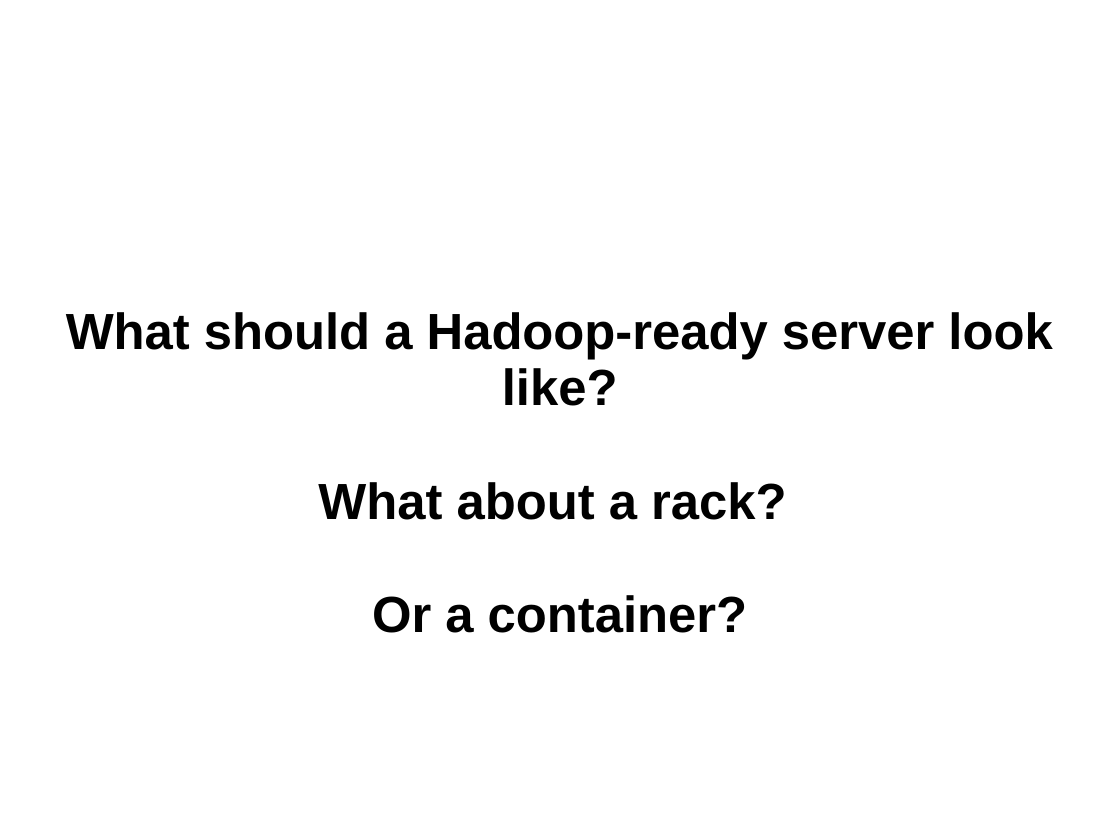
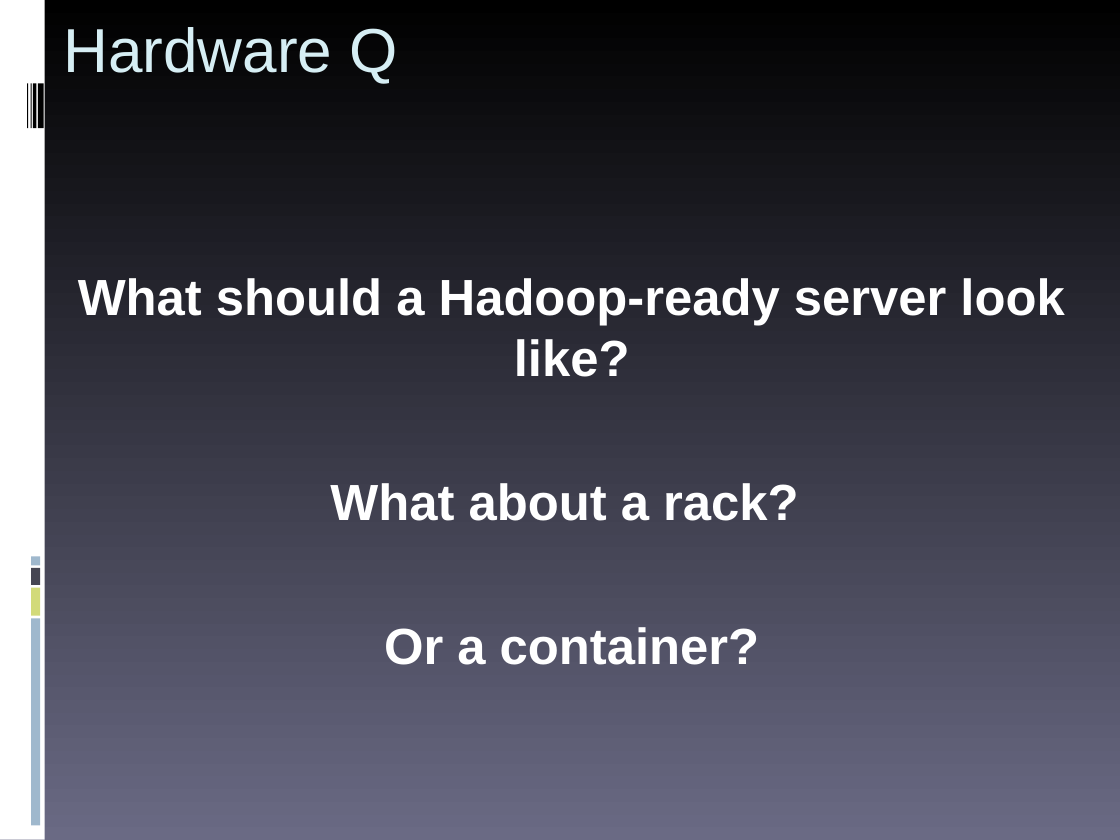
Before and after one commit to rhusar/smartfrog, a slide deck: slide 8 of core/components/hadoop/doc/workshop/benchmarking.ppt (slide 7 before the commit). Drawn at 1120x840 pixels with LibreOffice and Linux fonts; fonts in the diff are those of the drawing; background and template pictures are left out. Boxes give left, top, right and bottom in pixels: in the first picture for what was removed or moved away, otherwise in the second. Text is boxed around its words. In the diff, an @@ line names an element or a change of style, - is before the commit and + after.

```diff
--- a/core/components/hadoop/doc/workshop/benchmarking.ppt
+++ b/core/components/hadoop/doc/workshop/benchmarking.ppt
@@ background picture (left out) to gradient #000000 to #6A6A84 @@
@@ rectangle added at (0,0,45,839), fill #FFFFFF @@
@@ title "Hardware Q" at (63,27,397,83): text colour #FFFFFF to #D6EEF4, bold off; alignment centre to left; line spacing 0.93 to 1; vertical alignment middle to top @@
@@ rectangle added at (27,83,28,128), fill #000000 @@
@@ rectangle added at (30,83,32,128), fill #000000 @@
@@ rectangle added at (33,83,36,128), fill #000000 @@
@@ rectangle added at (38,83,44,128), fill #000000 @@
@@ subtitle "What should a Hadoop-ready server ...": place and size @@
-subtitle "What should a Hadoop-ready server ..." at (66,312,1052,633)
+subtitle "What should a Hadoop-ready server ..." at (78,278,1064,665)
@@ subtitle "What should a Hadoop-ready server ..." at (78,278,1064,665): text colour #000000 to #FFFFFF; line spacing 0.93 to 1; more space between paragraphs @@
@@ rectangle added at (32,568,41,585), fill #464653 @@
@@ rectangle added at (32,557,41,566), fill #9FB8CD @@
@@ rectangle added at (32,587,41,616), fill #D2DA7A @@
@@ rectangle added at (32,619,41,826), fill #9FB8CD @@
```
Also in this commit, not shown: 6 other slides changed, 1 slide added.
